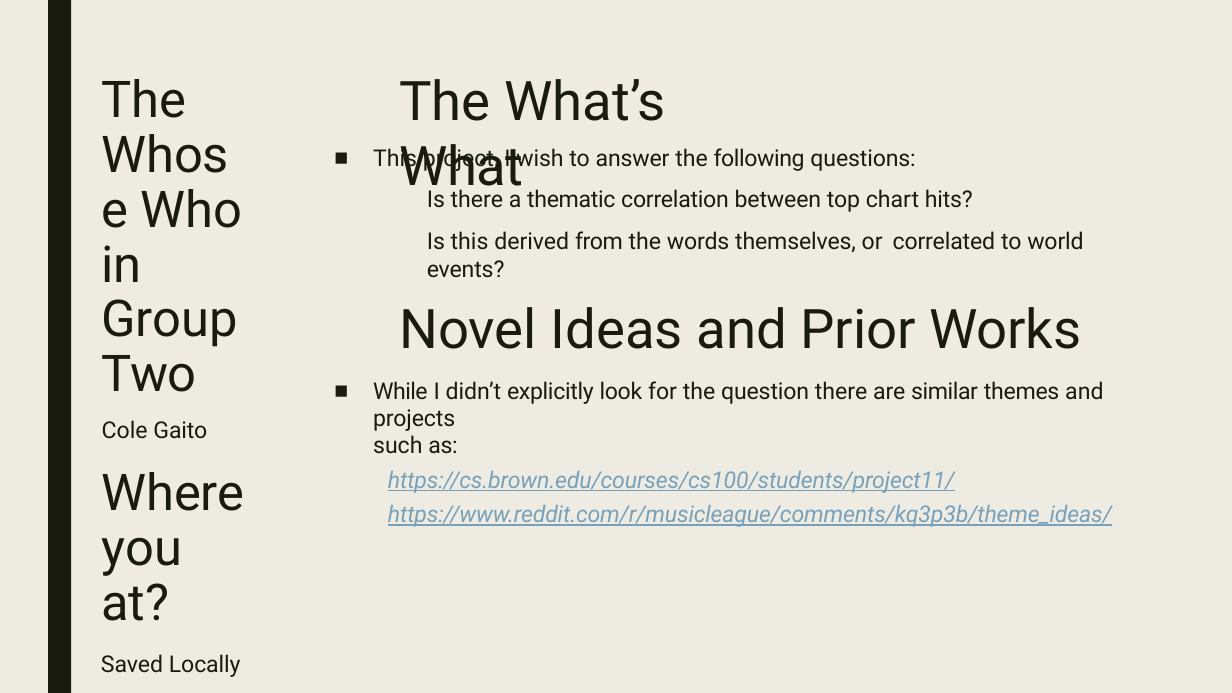
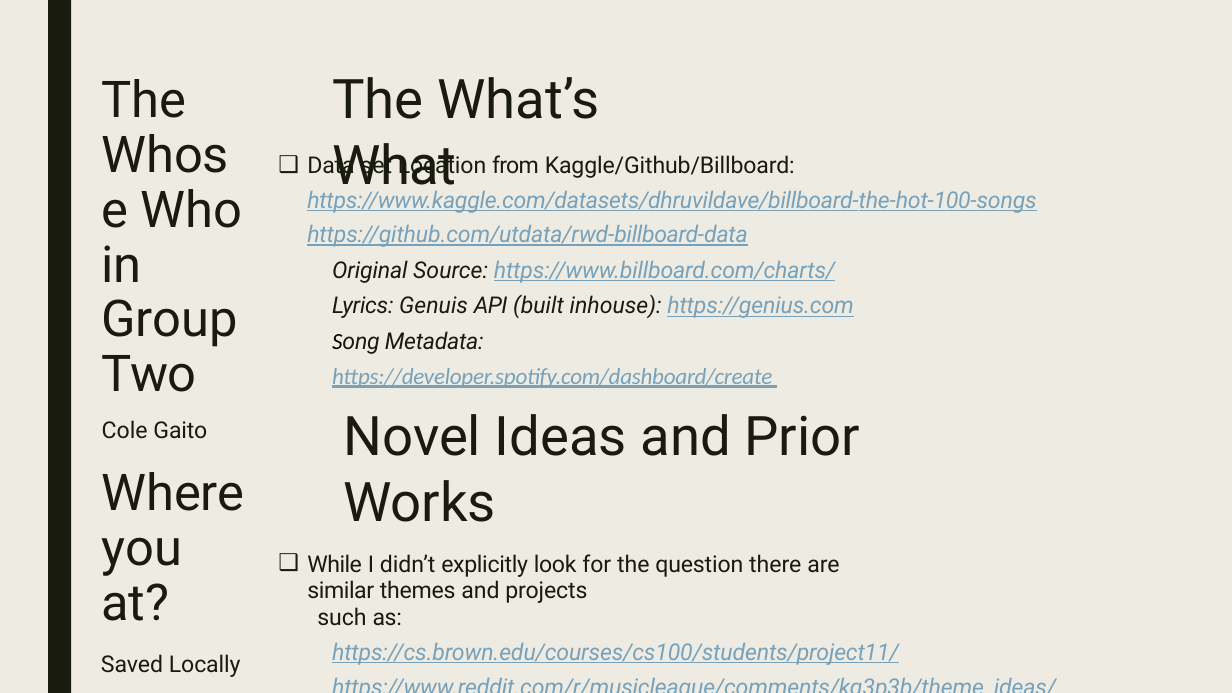
Before and after one commit to gaitocole/Final_Project, a slide deck: slide 2 of Group2_MusicWordsSlap_Part6.pptx (slide 3 before the commit). Drawn at 1232x693 pixels with LibreOffice and Linux fonts; fonts in the diff are those of the drawing. Boxes give left, top, right and bottom in pixels: in the first picture for what was removed or moved away, otherwise in the second. Text is boxed around its words. In the diff, an @@ line names an element or a change of style, - is before the commit and + after.

```diff
--- a/Group2_MusicWordsSlap_Part6.pptx
+++ b/Group2_MusicWordsSlap_Part6.pptx
@@ title "The What’s What": place and size @@
-title "The What’s What" at box(399, 79, 666, 199)
+title "The What’s What" at box(332, 77, 599, 197)
@@ text "Data set Location from Kaggle/Github/Billboard: ...": place and size @@
-text "Data set Location from Kaggle/Github/Billboard: ..." at box(373, 145, 1112, 527)
+text "Data set Location from Kaggle/Github/Billboard: ..." at box(307, 152, 1037, 665)
@@ text at box(307, 152, 1037, 388): text changed; text colour #181B0D to #77A1BA; italic on @@
-■ This project, I wish to answer the following questions:
-Is there a thematic correlation between top chart hits?
-Is this derived from the words themselves, or correlated to world events?
+❑ Data set Location from Kaggle/Github/Billboard: https://www.kaggle.com/datasets/dhruvildave/billboard-the-hot-100-songs https://github.com/utdata/rwd-billboard-data
+Original Source: https://www.billboard.com/charts/
+Lyrics: Genuis API (built inhouse): https://genius.com
+Song Metadata: https://developer.spotify.com/dashboard/create
@@ text at box(307, 554, 839, 603): bullet ■ to ❑ @@
```
Also in this commit, not shown: 3 other slides changed, 1 slide removed, 3 other files.
